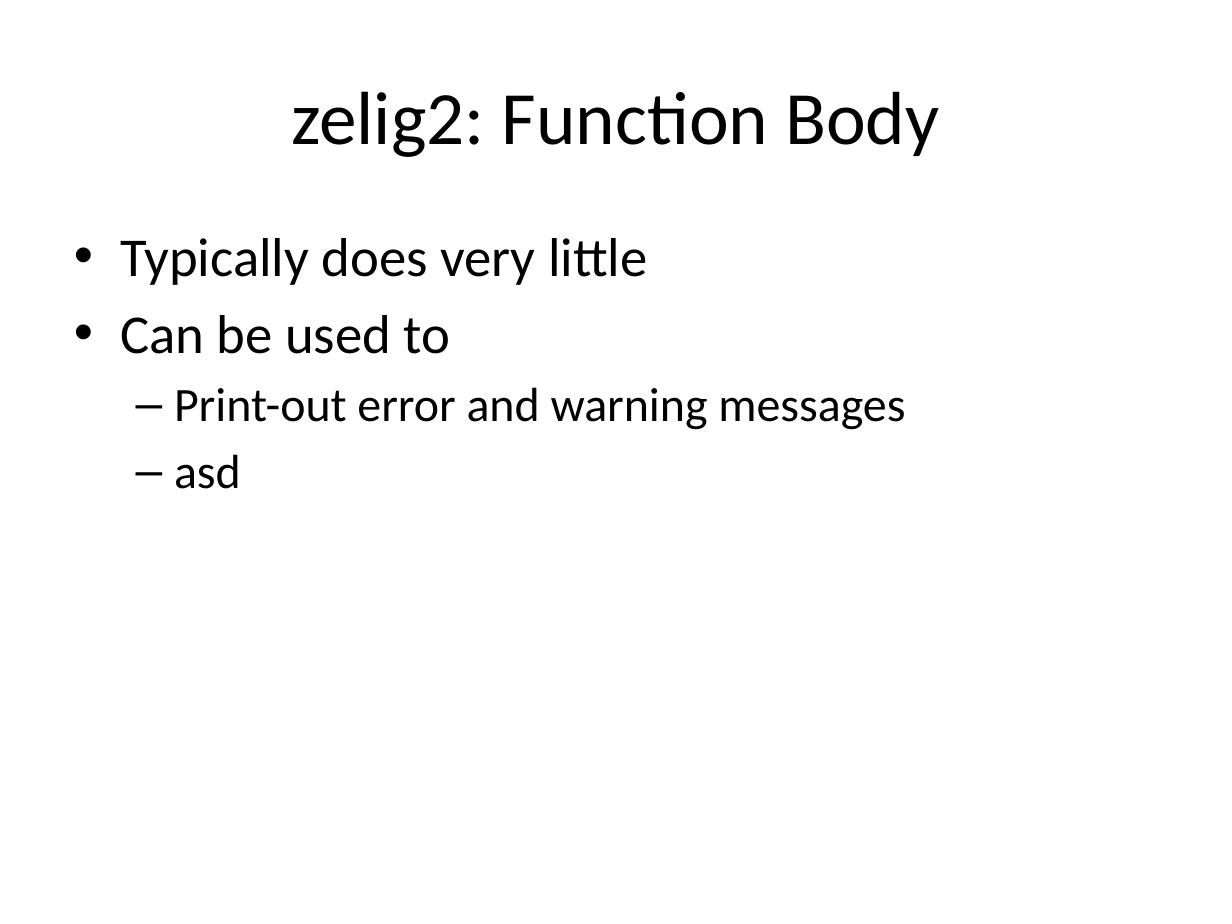
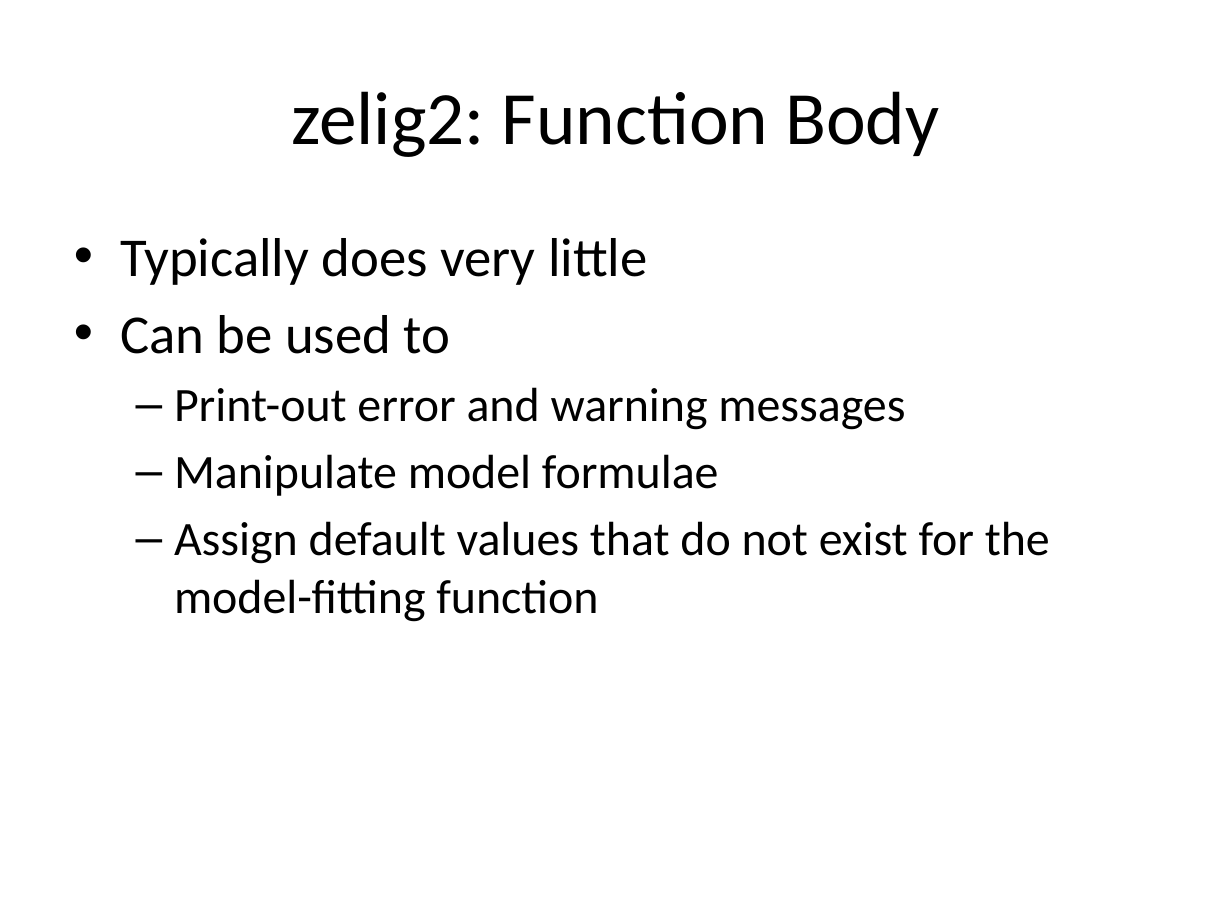
Before and after one commit to IQSS/Zelig4-Documentation, a slide deck: slide 44 of January-Class/Zelig_1_regressions.pptx (slide 42 before the commit). Drawn at 1232x924 pixels with LibreOffice and Linux fonts; fonts in the diff are those of the drawing. Boxes give left, top, right and bottom in pixels: in the first picture for what was removed or moved away, otherwise in the second. Text is boxed around its words. In the diff, an @@ line names an element or a change of style, - is before the commit and + after.

```diff
--- a/January-Class/Zelig_1_regressions.pptx
+++ b/January-Class/Zelig_1_regressions.pptx
@@ text at bbox=[174, 454, 1050, 622]: text changed @@
-  – asd
+  – Manipulate model formulae
+  – Assign default values that do not exist for the model-fitting function
```
Also in this commit, not shown: 4 other slides changed, 2 slides added.
